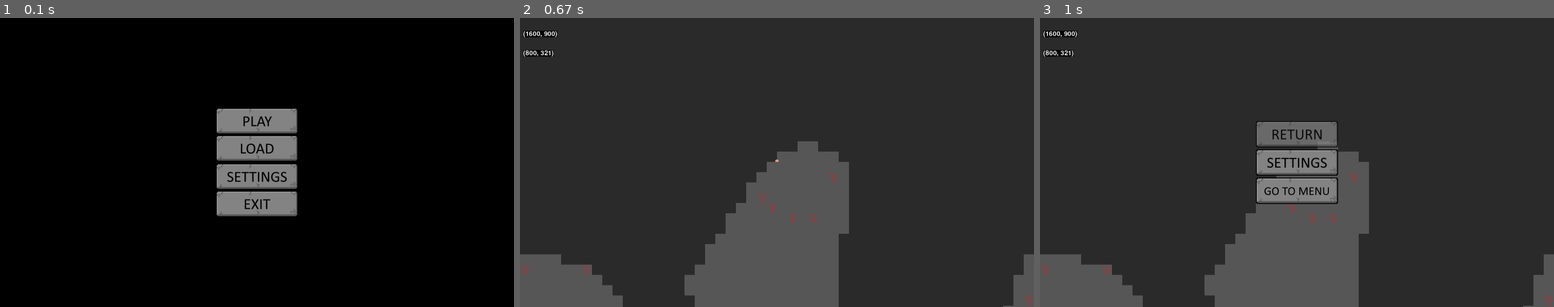
Above: before the commit, frames 1-3 (left to right).
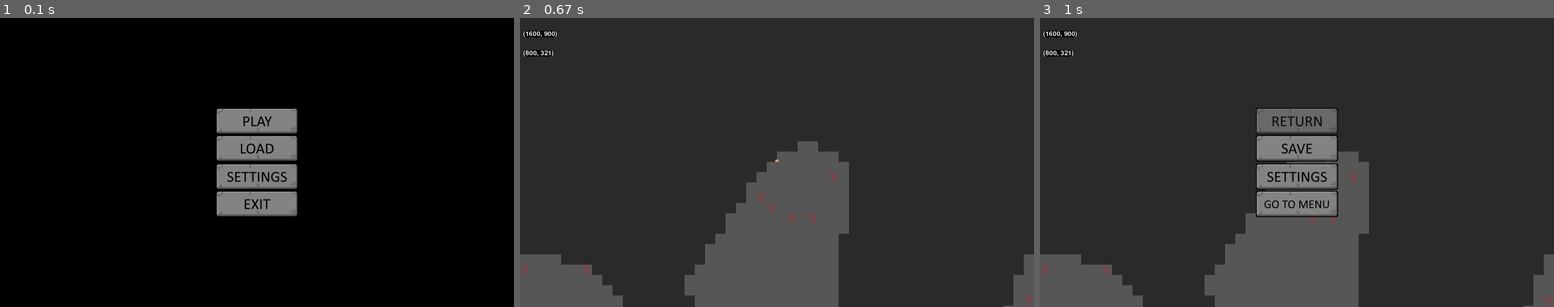
Above: after the commit, the same moments.

Repository: Shelbyen/PyGame_Game
Game: pygame game, started from main.py
The game is run twice, just before and just after one commit, with the same random seed, the same clock (stepped at 60 frames per second) and the same inputs.
Inputs (mouse positions are in pixels of both pictures, inside the frame that each line leads up to):
- Up to frame 1 (0.1 s): no input
- Up to frame 2 (0.67 s): click (777, 122) at 0.38 s
- Up to frame 3 (1 s): hold Esc from 0.67 s (still down); hold Right from 0.67 s (still down)

Frames 1-2 are identical in both runs. In frame 3, 3.6% of the frame differs, in the area x 42-58%, y 31-69%.

Commit message:
test broken buttons and remade menu system))

Diff:
--- a/config.py
+++ b/config.py
@@ -1,6 +1,8 @@
 from enum import Enum
 from os.path import join, dirname
 
+from pygame import Color
+from pygame import font
 
 base_dir = dirname(__file__)
 data_dir = join(base_dir, "data")
@@ -11,9 +13,16 @@
 
 SCREEN_WIDTH = 1600
 SCREEN_HEIGHT = 900
+
 B_WIDTH = 256
 B_HEIGHT = 82
 B_INTERVAL = 6
+
+font.init()
+COLOR_INACTIVE = Color('lightskyblue3')
+COLOR_ACTIVE = Color('dodgerblue2')
+FONT = font.Font(None, 32)
+
 TILE = 32
 FPS = 60
 
--- a/data/core/game.py
+++ b/data/core/game.py
@@ -1,13 +1,12 @@
 from pygame import KEYDOWN, K_ESCAPE
 from pygame.sprite import Group
 
-from config import SCREEN_WIDTH, SCREEN_HEIGHT, B_HEIGHT, B_INTERVAL
 from data.core.camera import CameraGroup
 from data.core.game_object import Props
 from data.core.generation_map import Map
 from data.core.initial import InitTextures
+from data.core.pause_menu import PauseMenu
 from data.core.player import Player
-from data.gui.button import Button
 from debug import debug
 
 
@@ -15,10 +14,7 @@
     def __init__(self, app):
         self.app = app
 
-        self.pause = False
-
         self.camera_group = CameraGroup()
-        self.buttons = Group()
         self.bullets = Group()
         self.walls = Group()
         self.bots = Group()
@@ -32,46 +28,32 @@
         self.player = Player(self)
         self.props = Props(self)
 
-        self.play_button = Button(self,
-                                  (SCREEN_WIDTH // 2, SCREEN_HEIGHT // 2 - B_HEIGHT - B_INTERVAL),
-                                  "return", self.return_to_game)
-
-        self.settings_button = Button(self,
-                                      (SCREEN_WIDTH // 2, SCREEN_HEIGHT // 2),
-                                      "settings", self.view_settings)
-
-        self.menu_button = Button(self,
-                                  (SCREEN_WIDTH // 2, SCREEN_HEIGHT // 2 + B_HEIGHT + B_INTERVAL),
-                                  "go_to_menu", self.go_to_menu)
+        self.state = [0]
+        self.pause_menu = PauseMenu(self, self.app)
 
     def draw(self):
         self.camera_group.custom_draw()
-        if self.pause:
-            self.buttons.draw(self.app.screen)
+        self.pause_menu.draw()
         if self.bots:
             debug(list(bot.position for bot in self.bots.sprites()), y=70)
 
     def update(self):
         self.props.update()
-        self.buttons.update()
+        self.pause_menu.gui.update()
 
         for event in self.app.events:
-            # if event.type == MOUSEWHEEL:
-            #     self.camera_group.zoom_scale += event.y * 0.03
             if event.type == KEYDOWN:
                 if event.key == K_ESCAPE:
-                    self.pause = not self.pause
+                    if self.state != [0]:
+                        if self.state[-1] != 0:
+                            self.state[-1] -= 1
+                        else:
+                            self.state.pop(-1)
+                        self.pause_menu.gui.remove()
+                    else:
+                        self.state = [1]
 
         self.camera_group.update()
-
-    def view_settings(self):
-        pass
-
-    def return_to_game(self):
-        self.pause = False
-
-    def go_to_menu(self):
-        self.app.change_status("Menu")
 
     def run(self):
         self.update()
--- a/data/core/game_object.py
+++ b/data/core/game_object.py
@@ -5,7 +5,7 @@
 from pygame.mouse import get_pos
 from pygame.sprite import Sprite
 
-from config import join, img_dir
+from config import join, img_dir, TILE
 
 
 class Props:
@@ -16,10 +16,9 @@
 
     def update(self):
         for event in self.game.app.events:
-            if event.type == MOUSEBUTTONDOWN:
-                if event.button == 1:
-                    print()
-                    pos = event.pos[0]//32*32, event.pos[1]//32*32
+            if event.type == MOUSEBUTTONDOWN and event.button == 1:
+                if self.game.state == "in_game":
+                    pos = event.pos[0]//TILE * TILE, event.pos[1]//TILE * TILE
                     self.type(self.game, pos)
 
 
--- a/data/core/generation_map.py
+++ b/data/core/generation_map.py
@@ -13,10 +13,6 @@
         super(Platform, self).__init__(self.game.camera_group, *group)
         self.image = image
         self.rect = self.image.get_rect(topleft=position)
-
-
-    # def update(self):
-    #     self.rect.collidepoint()
 
 
 class Wall(Platform):
--- a/data/core/menu.py
+++ b/data/core/main_menu.py
@@ -9,7 +9,7 @@
     def __init__(self, app):
         self.app = app
 
-        self.buttons = Group()
+        self.gui = Group()
         self.textures = InitTextures()
 
         self.play_button = Button(self,
@@ -29,7 +29,7 @@
                                   "exit", exit)
 
     def draw(self):
-        self.buttons.draw(self.app.screen)
+        self.gui.draw(self.app.screen)
 
     def play(self):
         self.app.change_status("Game")
@@ -38,7 +38,7 @@
         pass
 
     def update(self):
-        self.buttons.update()
+        self.gui.update()
 
     def run(self):
         self.update()
--- /dev/null
+++ b/data/core/pause_menu.py
@@ -0,0 +1,64 @@
+from pygame.sprite import Group
+
+from config import SCREEN_WIDTH, SCREEN_HEIGHT, B_HEIGHT, B_INTERVAL
+from data.gui.button import Button
+from data.gui.text_label import InputBox
+
+
+class PauseMenu:
+    def __init__(self, game, app):
+        self.game = game
+        self.app = app
+        self.gui = Group()
+        self.pause_menu = Group()
+        self.save_menu = Group()
+
+        self.return_button = Button(self,
+                                    (SCREEN_WIDTH // 2, SCREEN_HEIGHT // 2 - 1.5 * B_HEIGHT - B_INTERVAL),
+                                    "return", self.return_to_game, group=self.pause_menu)
+
+        self.go_to_save_menu = Button(self,
+                                      (SCREEN_WIDTH // 2, SCREEN_HEIGHT // 2 - B_HEIGHT // 2 - B_INTERVAL // 2),
+                                      "go_to_save", self.go_to_save, group=self.pause_menu)
+
+        self.settings_button = Button(self,
+                                      (SCREEN_WIDTH // 2, SCREEN_HEIGHT // 2 + B_HEIGHT // 2 + B_INTERVAL // 2),
+                                      "settings", self.view_settings, group=self.pause_menu)
+
+        self.menu_button = Button(self,
+                                  (SCREEN_WIDTH // 2, SCREEN_HEIGHT // 2 + 1.5 * B_HEIGHT + B_INTERVAL),
+                                  "go_to_menu", self.go_to_menu, group=self.pause_menu)
+
+        self.save_button = Button(self,
+                                  (SCREEN_WIDTH // 2, SCREEN_HEIGHT // 2 + 1.5 * B_HEIGHT + B_INTERVAL),
+                                  "save_button", self.go_to_menu, group=self.save_menu)
+
+        self.change_save_name = InputBox(self,
+                                         (SCREEN_WIDTH // 2, SCREEN_HEIGHT // 2),
+                                         "save_menu_1", group=self.save_menu)
+
+    def draw(self):
+        if self.game.state == [1]:
+            self.pause_menu.draw(self.game.app.screen)
+        elif self.game.state == [1, 0]:
+            self.save_menu.draw(self.game.app.screen)
+
+    def update(self):
+        if self.game.state == [1]:
+            self.pause_menu.update()
+        elif self.game.state == [1, 0]:
+            self.save_menu.update()
+
+    def view_settings(self):
+        pass
+
+    def go_to_save(self):
+        self.game.state = [1, 0]
+        self.gui.remove()
+
+    def return_to_game(self):
+        self.game.state = [0]
+        self.gui.remove()
+
+    def go_to_menu(self):
+        self.game.app.change_status("Menu")
--- a/data/gui/button.py
+++ b/data/gui/button.py
@@ -9,10 +9,13 @@
 
 
 class Button(Sprite):
-    def __init__(self, menu, pos, name, func):
+    def __init__(self, menu, pos, name, func, group=None):
         self.menu = menu
         self.func = func
-        super().__init__(self.menu.buttons)
+        self.group = group
+        if self.group is not None:
+            super().__init__(self.group)
+        super().__init__(self.menu.gui)
         self.name = name
         self.image = load(join(img_dir, "buttons", f"{name}.png")).convert_alpha()
         self.rect = self.image.get_rect(center=(pos[0], pos[1]))
--- a/data/gui/text_label.py
+++ b/data/gui/text_label.py
@@ -0,0 +1,58 @@
+from os.path import join
+
+import pygame
+from pygame import MOUSEBUTTONDOWN, KEYDOWN, K_RETURN, K_BACKSPACE
+from pygame.image import load
+from pygame.sprite import Sprite
+
+from config import COLOR_INACTIVE, FONT, COLOR_ACTIVE, img_dir
+
+
+class InputBox(Sprite):
+    def __init__(self, menu, pos, name, group=None, text=''):
+        self.menu = menu
+        self.group = group
+        if self.group is not None:
+            super().__init__(self.group)
+        super().__init__(self.menu.gui)
+        self.image = load(join(img_dir, "labels", f"{name}.png")).convert_alpha()
+        self.rect = self.image.get_rect(center=(pos[0], pos[1]))
+        self.color = COLOR_INACTIVE
+        self.text = text
+        self.txt_surface = FONT.render(text, True, self.color)
+        self.active = False
+
+    def handle_event(self, event):
+        if event.type == MOUSEBUTTONDOWN:
+            # If the user clicked on the input_box rect.
+            if self.rect.collidepoint(event.pos):
+                # Toggle the active variable.
+                self.active = not self.active
+            else:
+                self.active = False
+            # Change the current color of the input box.
+            self.color = COLOR_ACTIVE if self.active else COLOR_INACTIVE
+        if event.type == KEYDOWN:
+            if self.active:
+                if event.key == K_RETURN:
+                    print(self.text)
+                    self.text = ''
+                elif event.key == K_BACKSPACE:
+                    self.text = self.text[:-1]
+                else:
+                    self.text += event.unicode
+                # Re-render the text.
+                self.txt_surface = FONT.render(self.text, True, self.color)
+
+    def update(self):
+        for event in self.menu.app.events:
+            self.handle_event(event)
+        # Resize the box if the text is too long.
+        width = max(200, self.txt_surface.get_width()+10)
+        self.rect.w = width
+
+    def draw(self, screen):
+        # Blit the text.
+        screen.blit(self.txt_surface, (self.rect.x+5, self.rect.y+5))
+        # Blit the rect.
+        pygame.draw.rect(screen, self.color, self.rect, 2)
--- a/main.py
+++ b/main.py
@@ -1,3 +1,4 @@
+import pygame
 from pygame import QUIT
 from pygame.display import set_mode, flip, set_caption
 from pygame.event import get
@@ -5,7 +6,7 @@
 
 from config import SCREEN_HEIGHT, SCREEN_WIDTH, FPS, BLACK, State
 from data.core.game import Game
-from data.core.menu import Menu
+from data.core.main_menu import Menu
 
 
 class App:
Binary file added: data/img/buttons/go_to_save.png
Binary file added: data/img/buttons/save_button.png
Binary file added: data/img/labels/save_menu_1.png
